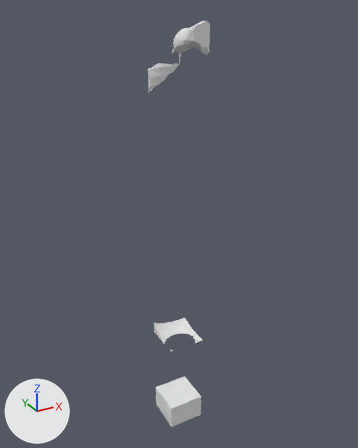
Two versions of the glTF model assets/terrain/surface_pieces/surf_6_10.glb, one commit apart.
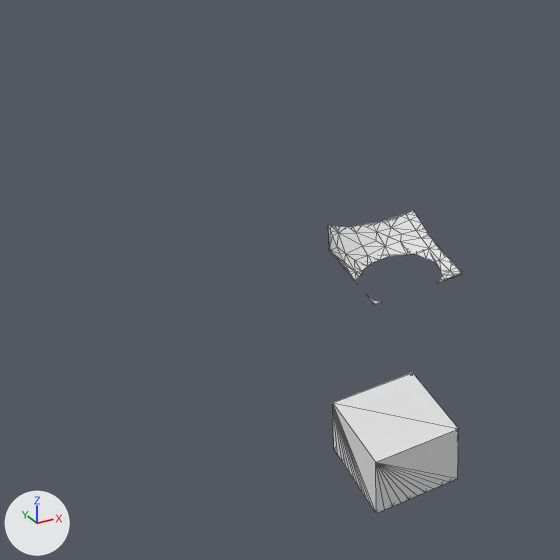
Each version appears first whole from a 50 mm camera at (-105.2, 6.8, 2.6) aimed at (-76.8, 58.5, -23.3), and next in a close-up on the part from 10% to 66% of the width and 54% to 99% of the height. The axes (+X, +Y, +Z) are drawn at lower left. The lights are the same throughout. The last two pictures show the newer version. The close-ups show mesh edges as thin lines. Where no turn or scale is listed for an object, it has been applied to the vertices.

The first close-up shows 'layer_11', 'layer_8'.
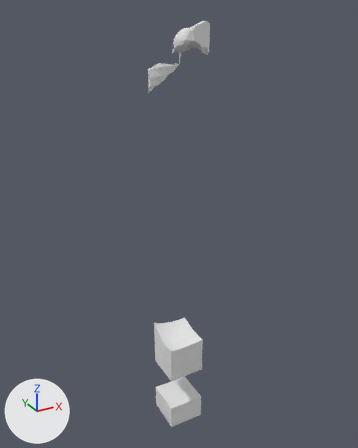
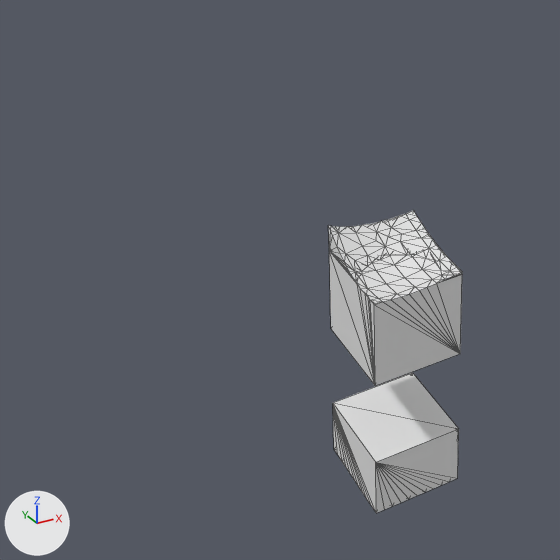
The change, as JSON lines over the scene's bpy script:
```json
{"op": "add", "block": "me_layer_9", "code": ["me_layer_9 = bpy.data.meshes.new('layer_9')", "me_layer_9.from_pydata(...)  # 52 vertices, 100 faces; spans x -80.0..-75.0, y 55.0..60.0, z -45.0..-40.0"]}
{"op": "add", "block": "ob_layer_9", "code": ["ob_layer_9 = bpy.data.objects.new('layer_9', me_layer_9)", "ob_layer_9.location = (0.0, 0.0, 0.0)"]}
```

Changed parts and their boxes [x1, y1, x2, y2] in the close-ups (560 x 560 px):
```json
{"object": "layer_9", "change": "added", "after": [329, 251, 462, 386]}
```
